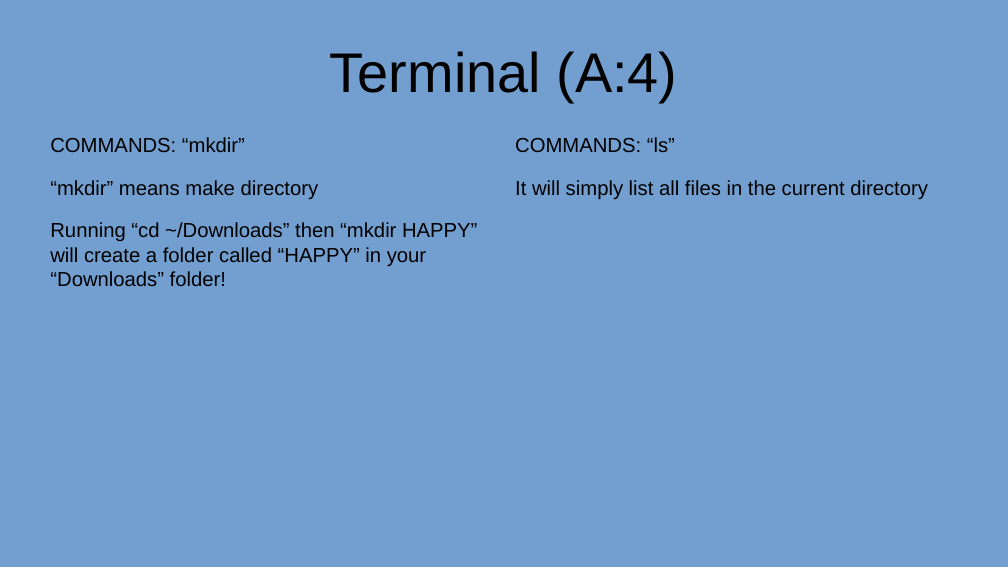
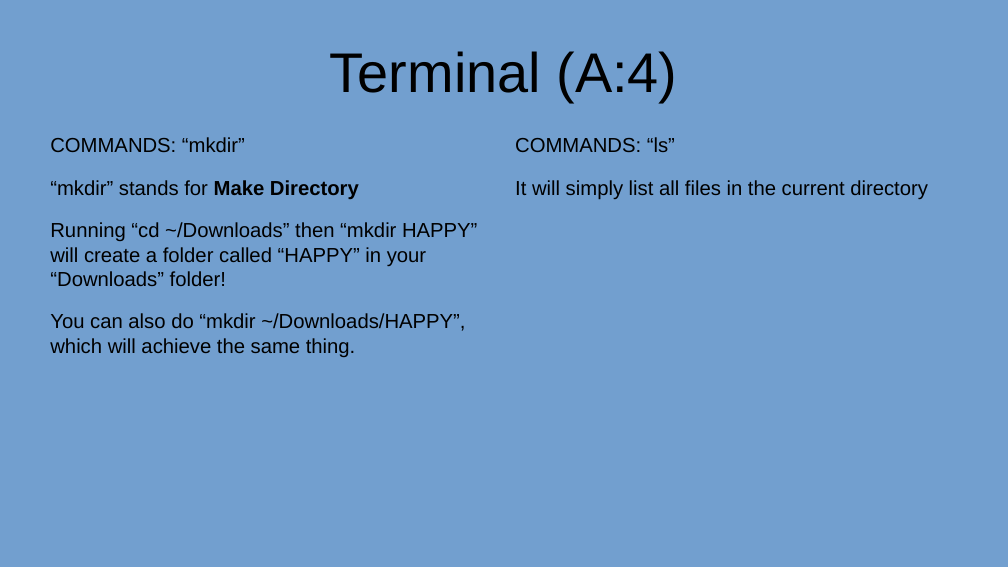
Before and after one commit to AnAncientForce/sysZ, a slide deck: slide 5 of Guide.odp. Drawn at 1008x567 pixels with LibreOffice and Linux fonts; fonts in the diff are those of the drawing. Boxes give left, top, right and bottom in pixels: in the first picture for what was removed or moved away, otherwise in the second. Text is boxed around its words. In the diff, an @@ line names an element or a change of style, - is before the commit and + after.

```diff
--- a/Guide.odp
+++ b/Guide.odp
@@ text at bbox=[50, 180, 359, 199]: text changed @@
-“mkdir” means make directory
+“mkdir” stands for Make Directory
@@ text at bbox=[50, 313, 465, 357]: paragraph added @@
+You can also do “mkdir ~/Downloads/HAPPY”, which will achieve the same thing.
```
Also in this commit, not shown: 3 other slides changed, 1 slide added, 1 other file.
